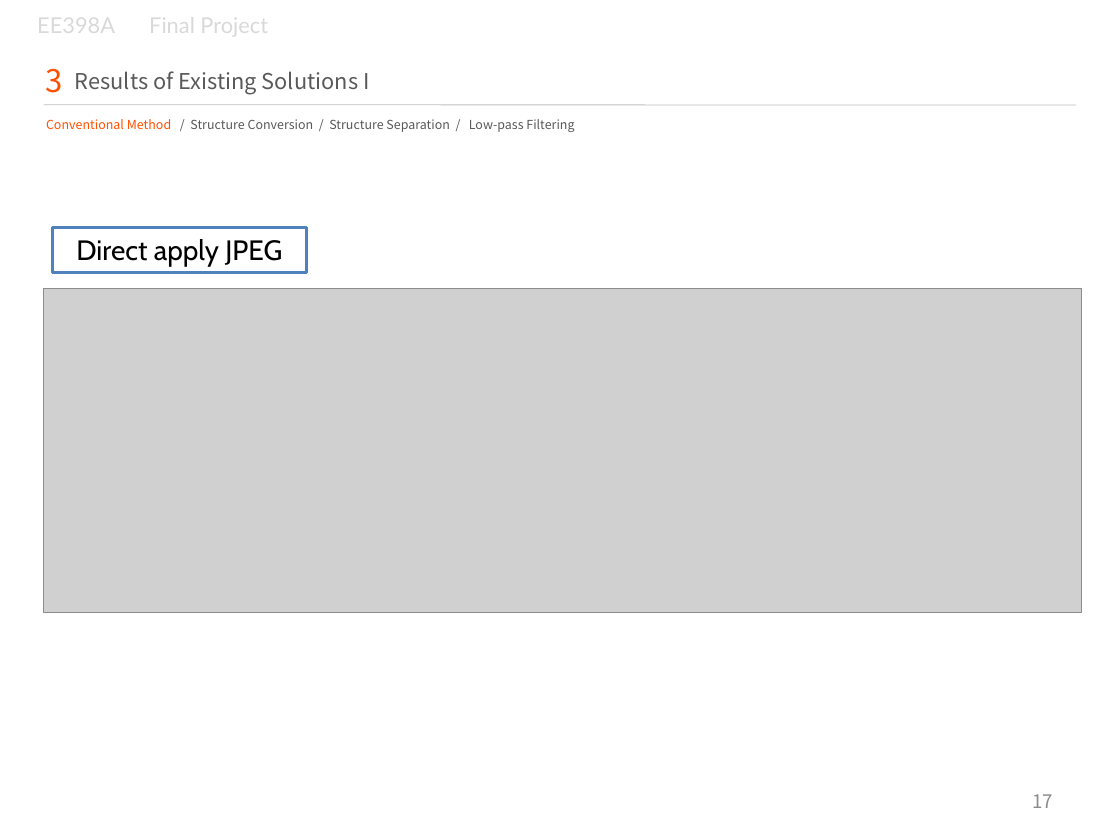
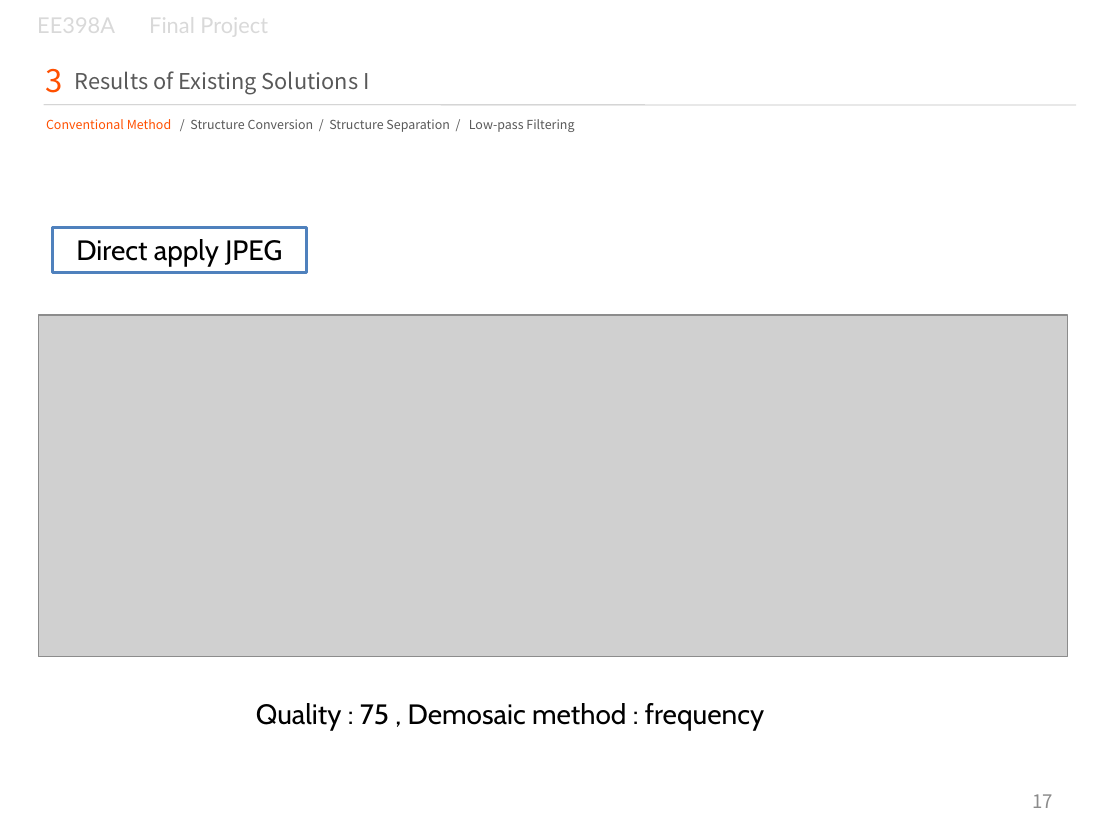
Before and after one commit to stoneyang-isp/cfacompression, a slide deck: slide 17 of EE398A_FinalProject.pptx. Drawn at 1120x840 pixels with LibreOffice and Linux fonts; fonts in the diff are those of the drawing; grey boxes stand for pictures; background and template pictures are left out. Boxes give left, top, right and bottom in pixels: in the first picture for what was removed or moved away, otherwise in the second. Text is boxed around its words. In the diff, an @@ line names an element or a change of style, - is before the commit and + after.

```diff
--- a/EE398A_FinalProject.pptx
+++ b/EE398A_FinalProject.pptx
@@ picture: place and size @@
-picture at [44,289,1082,613]
+picture at [38,315,1067,656]
@@ text added at [256,703,764,731], 18 pt, text #000000 @@
+Quality : 75 , Demosaic method : frequency
```
Also in this commit, not shown: 5 other slides changed, 6 slides added.
